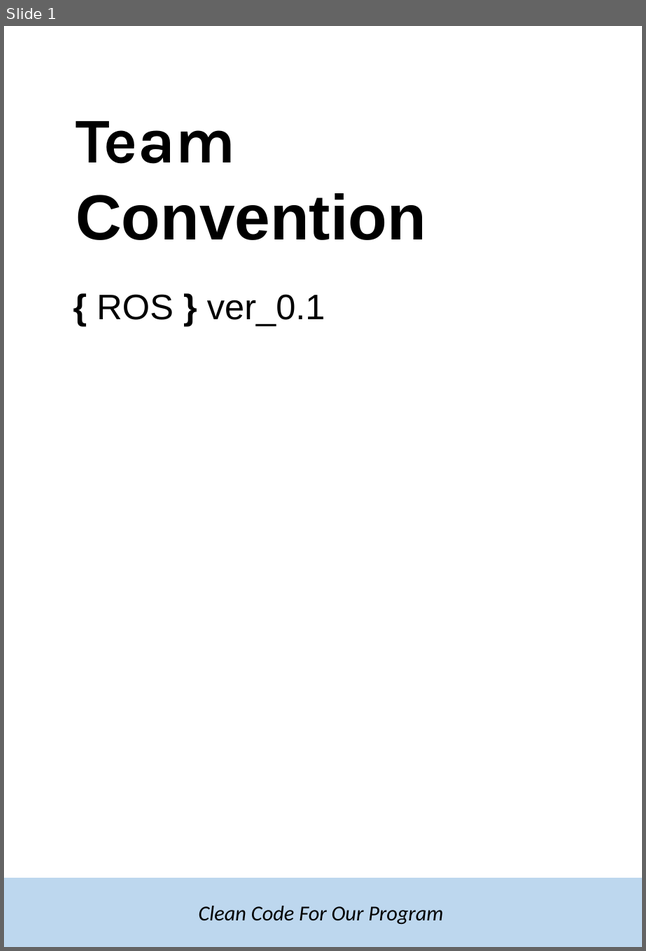
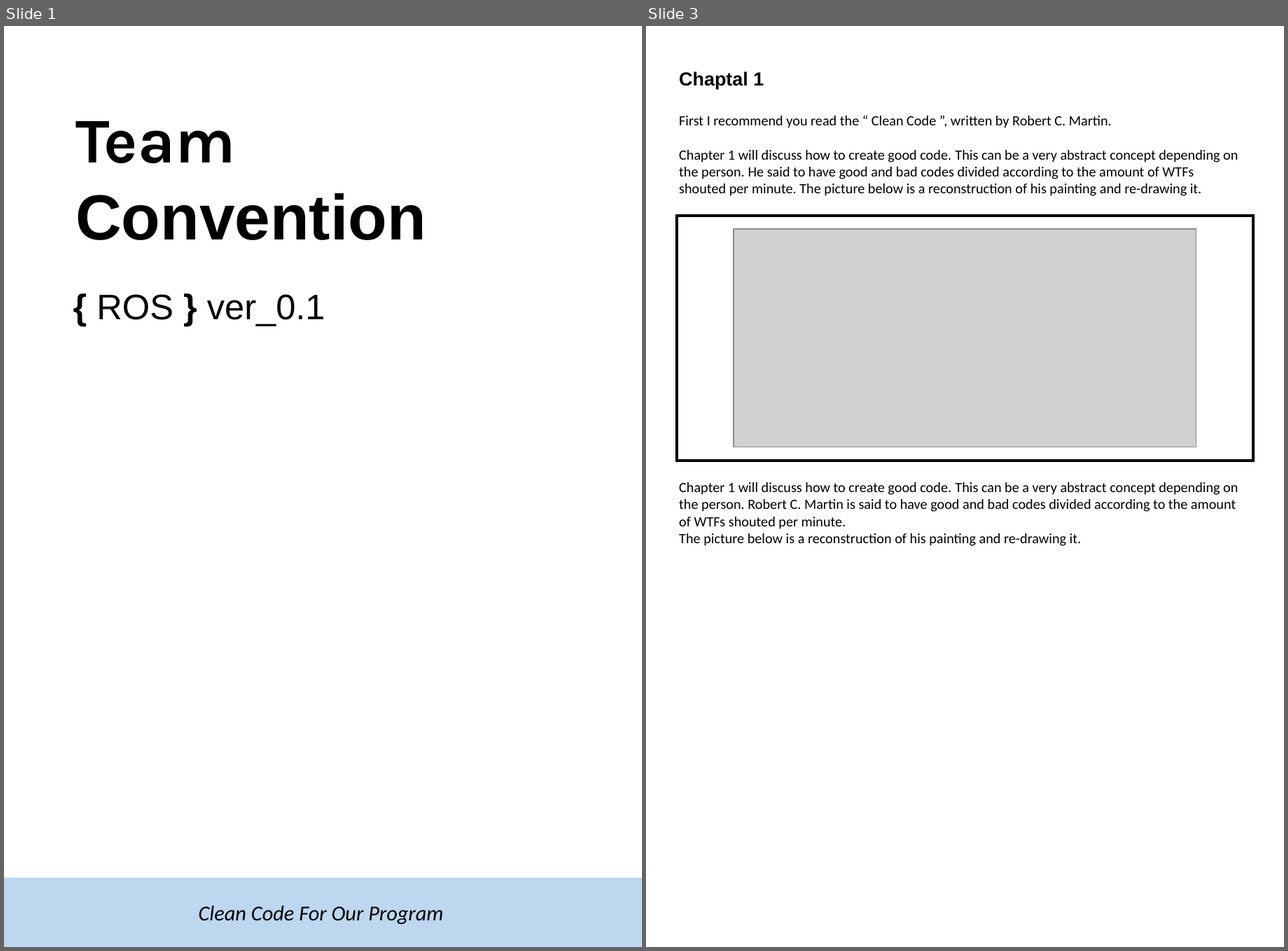
Before and after one commit to SeongJun-Hwang/TeamConvention, a slide deck: Team_convention.pptx. Shown side by side, each under a label of ours: slide 1 before the commit, slides 1 and 3 after it; the slides between them are not shown. The pictures are 646x951 and 1288x951 pixels, drawn with LibreOffice and Linux fonts; fonts in the diff are those of the drawing; grey boxes stand for pictures; background and template pictures are left out. Boxes give left, top, right and bottom in pixels: in the first picture for what was removed or moved away, otherwise in the second. Text is boxed around its words. In the diff, an @@ line names an element or a change of style, - is before the commit and + after.

```diff
--- a/Team_convention.pptx
+++ b/Team_convention.pptx
@@ slide 3 added at (x1=646, y1=26, x2=1284, y2=947), background #FFFFFF @@
@@ text added at (x1=679, y1=72, x2=764, y2=89), 16 pt, text #000000, bold @@
+Chaptal 1
@@ text added at (x1=679, y1=116, x2=1238, y2=196), 12 pt, text #000000 @@
+First I recommend you read the “ Clean Code ”, written by Robert C. Martin.
+Chapter 1 will discuss how to create good code. This can be a very abstract concept depending on the person. He said to have good and bad codes divided according to the amount of WTFs shouted per minute. The picture below is a reconstruction of his painting and re-drawing it.
@@ rectangle added at (x1=677, y1=216, x2=1253, y2=461), outline #000000 2.25 pt @@
@@ picture added at (x1=734, y1=229, x2=1196, y2=447) @@
@@ text added at (x1=679, y1=482, x2=1238, y2=546), 12 pt, text #000000 @@
+Chapter 1 will discuss how to create good code. This can be a very abstract concept depending on the person. Robert C. Martin is said to have good and bad codes divided according to the amount of WTFs shouted per minute.
+The picture below is a reconstruction of his painting and re-drawing it.
```
Also in this commit, not shown: 1 slide changed, 1 slide removed.
